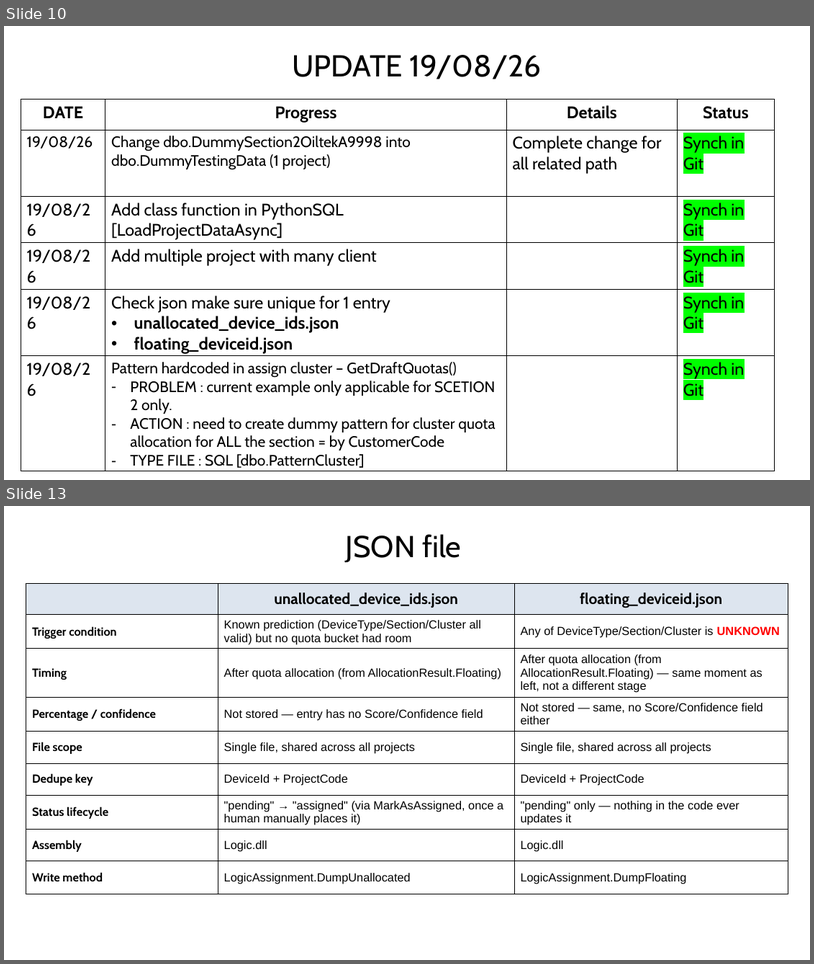
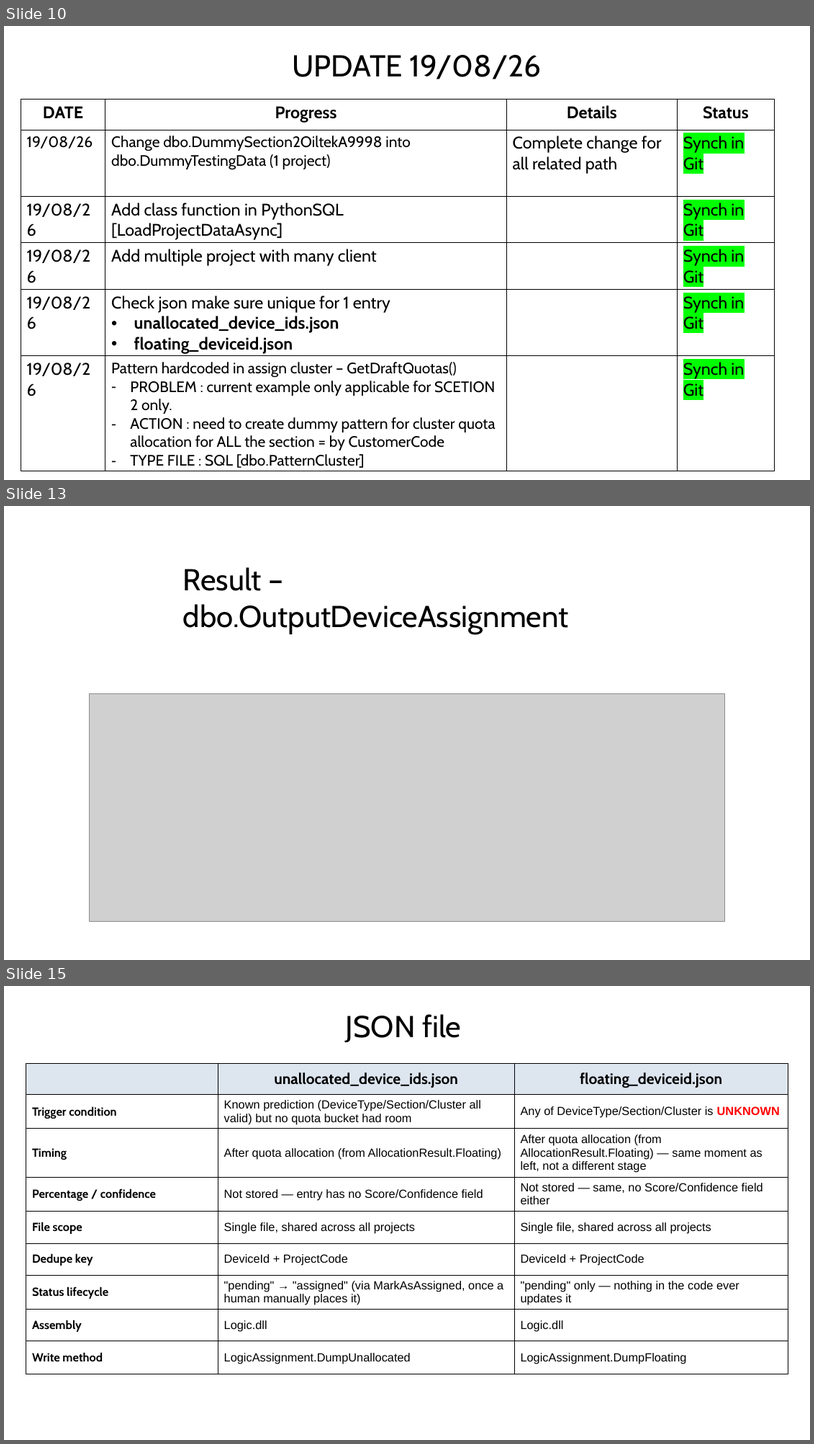
Before and after one commit to Syaziyah30/DeviceCluster, a slide deck: 1.training_model/supplementary/Device Identifier 20260717.pptx. Shown one above the other, each under a label of ours: slides 10 and 13 before the commit, slides 10, 13 and 15 after it; the slides between them are not shown. The pictures are 814x964 and 814x1444 pixels, drawn with LibreOffice and Linux fonts; fonts in the diff are those of the drawing; grey boxes stand for pictures. Boxes give left, top, right and bottom in pixels: in the first picture for what was removed or moved away, otherwise in the second. Text is boxed around its words. In the diff, an @@ line names an element or a change of style, - is before the commit and + after.

Commit message:
Update dbo.DeviceReviewQueue

```diff
--- a/1.training_model/supplementary/Device Identifier 20260717.pptx
+++ b/1.training_model/supplementary/Device Identifier 20260717.pptx
@@ slide 13 added at <box>4,506,810,960</box>, background #FFFFFF @@
@@ text added at <box>183,567,569,634</box>, 36 pt, text #000000 @@
+Result – dbo.OutputDeviceAssignment
@@ picture added at <box>89,693,725,921</box> @@
@@ what was slide 13 is now slide 15 @@
```
Also in this commit, not shown: 1 slide changed, 2 other slides added, 1 slide removed, 1 other file.
